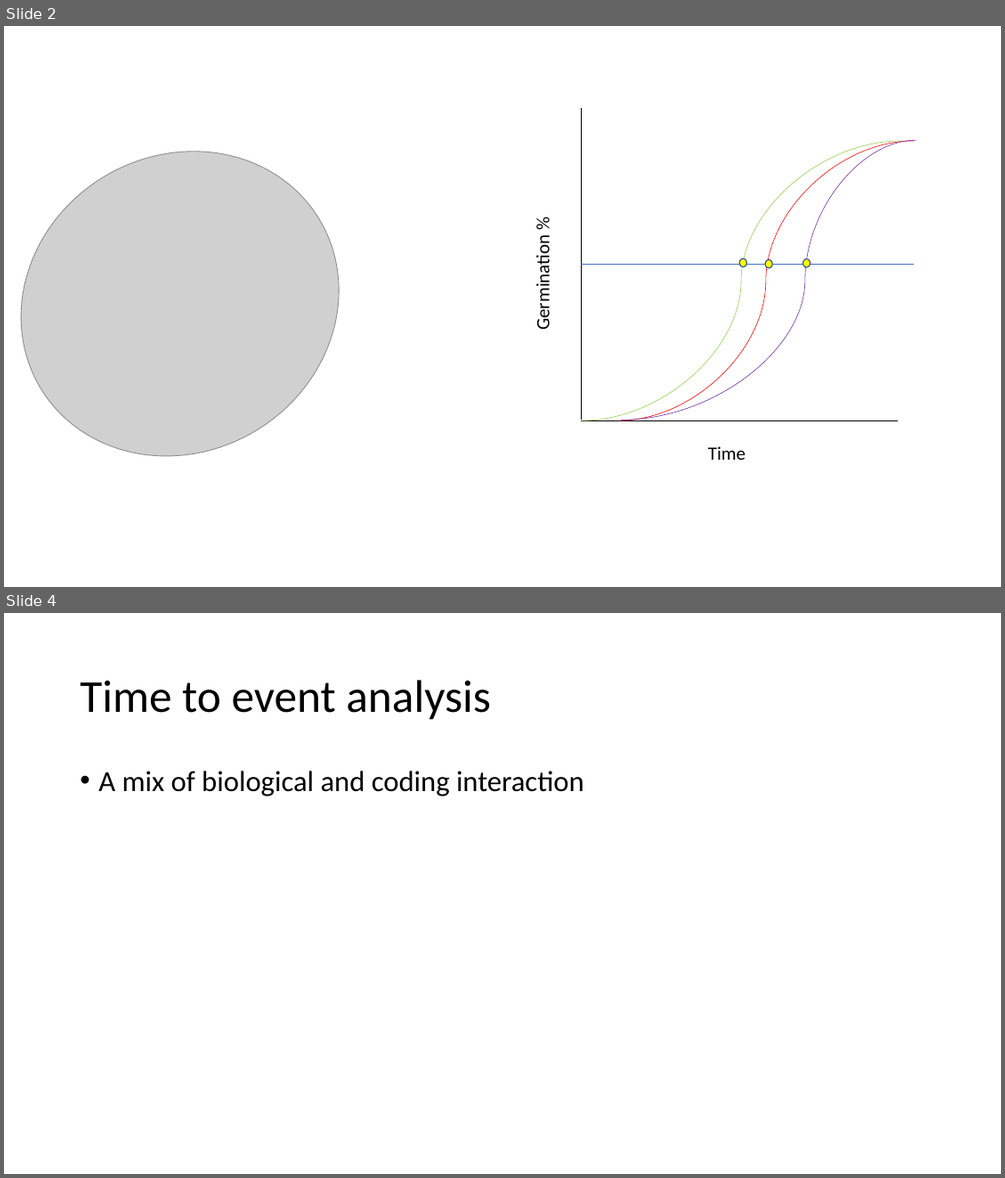
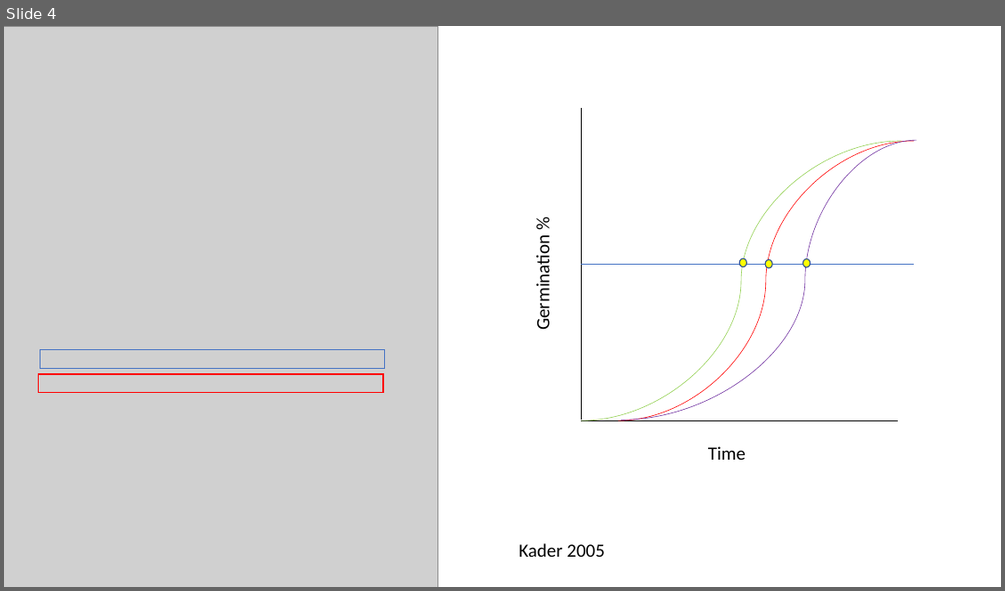
Before and after one commit to dbuona/timetogerminate, a slide deck: germination_trials/seed_update_labmeeting.pptx. Shown one above the other, each under a label of ours: slides 2 and 4 before the commit, slide 4 after it; the slides between them are not shown. The pictures are 1005x1178 and 1005x591 pixels, drawn with LibreOffice and Linux fonts; fonts in the diff are those of the drawing; grey boxes stand for pictures. Boxes give left, top, right and bottom in pixels: in the first picture for what was removed or moved away, otherwise in the second. Text is boxed around its words. In the diff, an @@ line names an element or a change of style, - is before the commit and + after.

Commit message:
did Germination index analysis

```diff
--- a/germination_trials/seed_update_labmeeting.pptx
+++ b/germination_trials/seed_update_labmeeting.pptx
@@ slide 4 removed at <box>4,613,1001,1174</box>, background #FFFFFF @@
@@ title removed at <box>80,680,491,720</box> @@
-Time to event analysis
@@ text removed at <box>98,771,584,796</box> @@
-• A mix of biological and coding interaction
@@ what was slide 2 is now slide 4 @@
@@ slide 4 changed as well @@
@@ picture at <box>4,26,437,587</box>: rotation 328 to 0 degrees @@
@@ rectangle added at <box>40,350,385,369</box>, outline #4472C4 1 pt @@
@@ rectangle added at <box>39,374,383,393</box>, outline #FF0000 1 pt @@
@@ text added at <box>518,543,605,556</box>, 18 pt, text #000000 @@
+Kader 2005
```
Also in this commit, not shown: 1 other slide changed, 7 slides added, 3 other slides removed, 6 other files.
